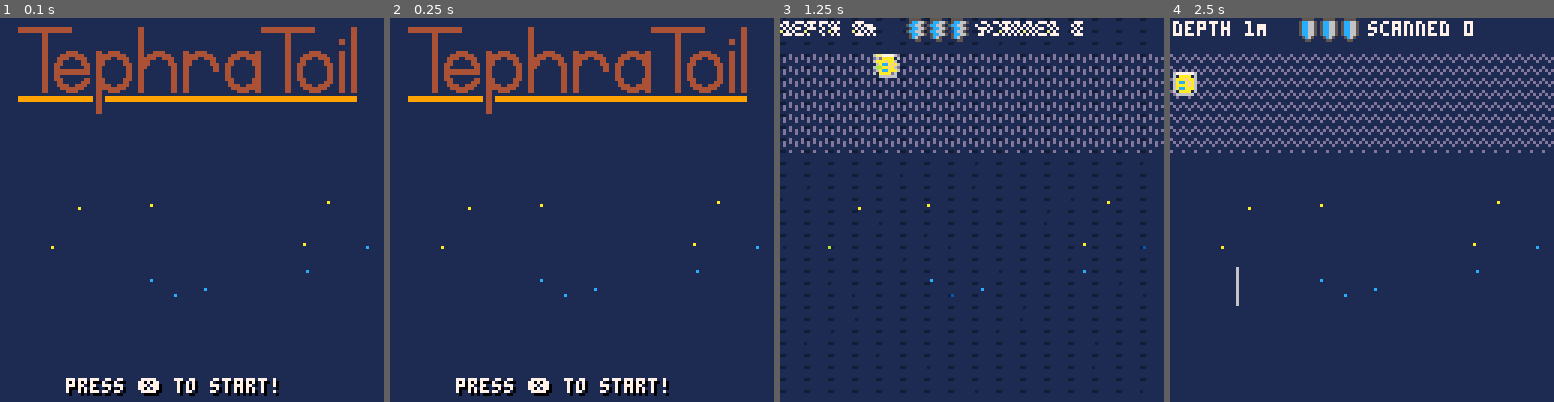
Above: before the commit, frames 1-4 (left to right).
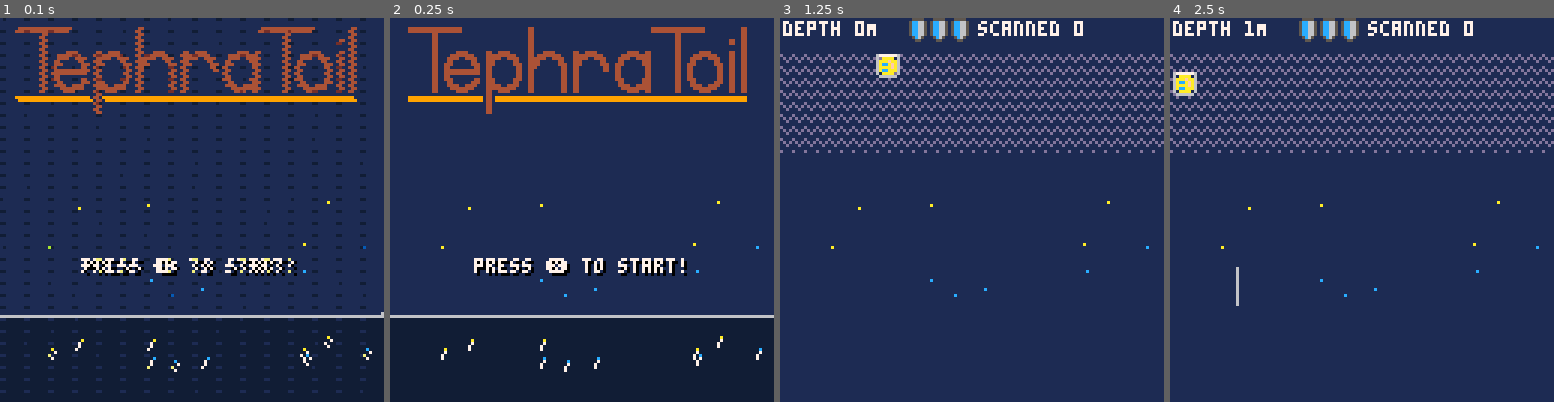
Above: after the commit, the same moments.

Repository: broquaint/pico8-carts
Game: PICO-8 cartridge tephratoil.p8
The game is run twice, just before and just after one commit, with the same random seed, the same clock (stepped at 60 frames per second) and the same inputs.
Inputs:
- Up to frame 1 (0.1 s): no input
- Up to frame 2 (0.25 s): no input
- Up to frame 3 (1.25 s): tap O (Z key) at 0.33, 0.7 s; tap X (X key) at 1.07 s
- Up to frame 4 (2.5 s): tap O (Z key) at 1.43, 2.22 s; hold Left 1.97-2.37 s; tap X (X key) at 2.07, 2.4 s; hold Down from 2.42 s (still down)

The runs differ from the first frame. In frame 1, 29% of the frame differs, in the area x 0-100%, y 0-100%; in frame 2, 24%; in frame 3, 13%; in frame 4, nothing differs.

Commit message:
A little more title screen flavour
Now it just needs a volcano.

Diff:
--- a/tephratoil.p8
+++ b/tephratoil.p8
@@ -31,6 +31,20 @@
    end
 
    animate_stars()
+
+   reflections={}
+   for star in all(stars) do
+      local reflection = {
+         x = star.x,
+         tx = star.x,
+         y = 100 + (27 * ((star.y-32)/112)),
+         dir = 1,
+         star = star,
+      }
+      add(reflections, reflection)
+      animate_obj(reflection, animate_reflection)
+   end
+
 
    current_game_state = game_state_title
 end
@@ -121,6 +135,23 @@
                         end
          end)
       end
+   end
+end
+
+function animate_reflection(obj)
+   while current_game_state != game_state_playing do
+      if frame_count % 25 == 0 then
+         local twinkle_diff = abs(obj.x - obj.tx)
+         if twinkle_diff >= 3 then
+            obj.dir = -1
+            wait(30)
+         elseif twinkle_diff == 0 then
+            obj.dir = 1
+            wait(30)
+         end
+         obj.tx += obj.dir
+      end
+      yield()
    end
 end
 
@@ -961,6 +992,7 @@
 
 function draw_game()
    cls(background_color)
+   pal(dusk, dusk,1)
 
    if depth_count < 8 then
       for star in all(stars) do
@@ -1091,8 +1123,22 @@
 
    -- TODO Cool stuff!
 
-   print('press ❎ to start!', 23, 121, black)
-   print('press ❎ to start!', 22, 120, white)
+   if frame_count % 60 < 30 then
+      print('press ❎ to start!', 29, 81, black)
+      print('press ❎ to start!', 28, 80, white)
+   else
+      print('press    to start!', 29, 81, black)
+      print('      ❎'          , 29, 81, white)
+      print('press    to start!', 28, 80, white)
+   end
+
+   pal(dusk, midnight, 1)
+   line(0, 99, 127, 99, silver)
+   rectfill(0, 100, 127, 127, dusk)
+   for r in all(reflections) do
+      line(r.x+1, r.y, r.tx, r.y+3, white)
+      pset(r.x+1, r.y, r.star.colour)
+   end
 end
 
 function _draw()
